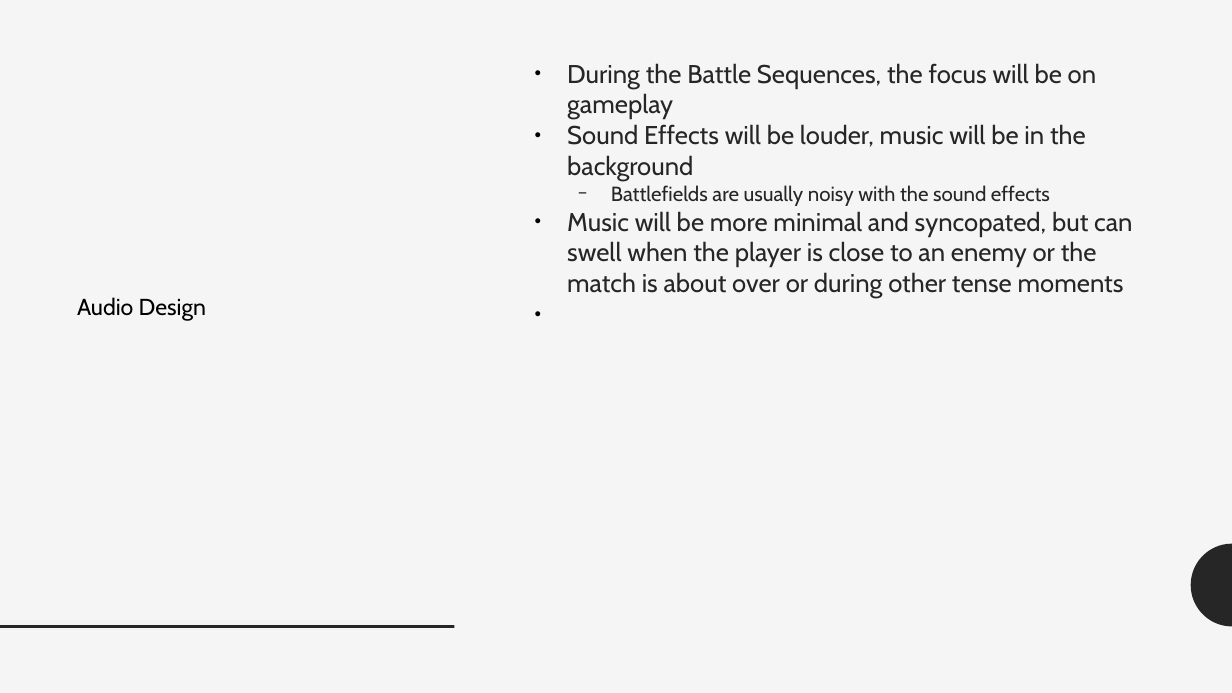
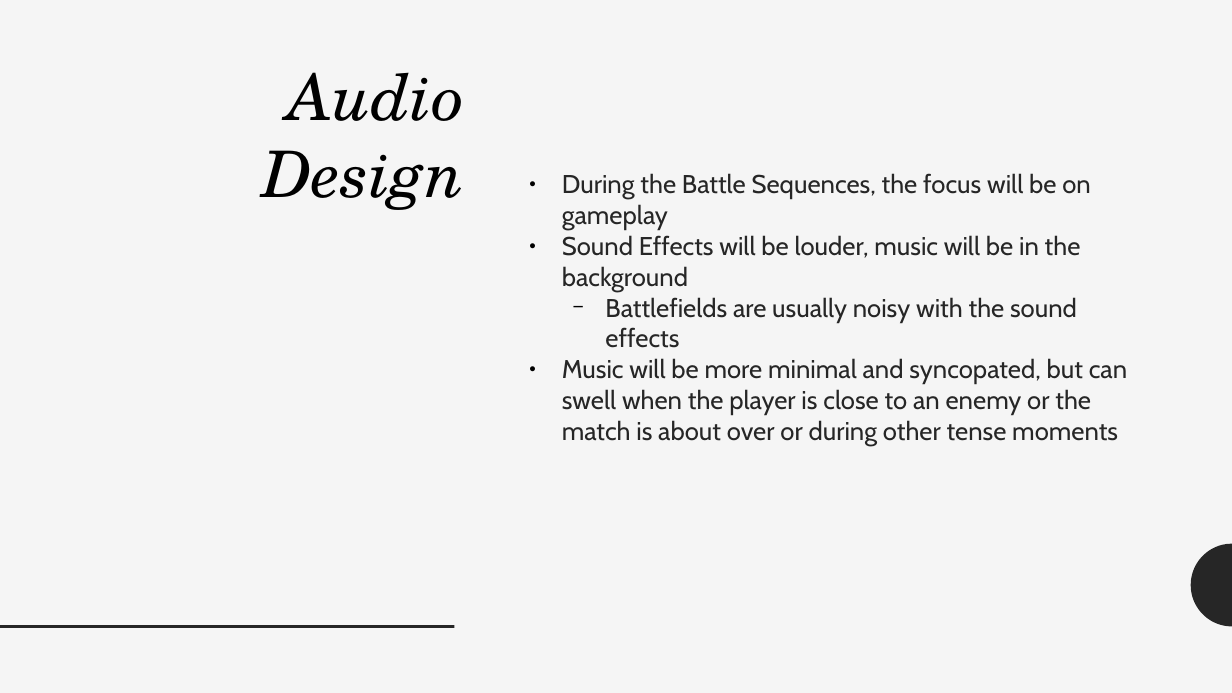
Before and after one commit to Nesdood007/GiantRobots, a slide deck: slide 8 of Presentation-1-September15.pptx. Drawn at 1232x693 pixels with LibreOffice and Linux fonts; fonts in the diff are those of the drawing. Boxes give left, top, right and bottom in pixels: in the first picture for what was removed or moved away, otherwise in the second. Text is boxed around its words. In the diff, an @@ line names an element or a change of style, - is before the commit and + after.

```diff
--- a/Presentation-1-September15.pptx
+++ b/Presentation-1-September15.pptx
@@ text "Audio Design" at (262,72,464,210): size 18 to 50 pt, font Cabin to TeX Gyre Schola, italic on; alignment left to right; vertical alignment middle to top @@
@@ text "During the Battle Sequences, the ...": place and size @@
-text "During the Battle Sequences, the ..." at (567,63,1132,298)
+text "During the Battle Sequences, the ..." at (562,173,1127,445)
@@ text "During the Battle Sequences, the ..." at (562,173,1127,445): vertical alignment top to middle @@
@@ text at (605,297,1077,348): size 16 to 20 pt in "Battlefields are usually noisy with the sound ..." @@
```
Also in this commit, not shown: 3 other slides changed, 1 other file.
